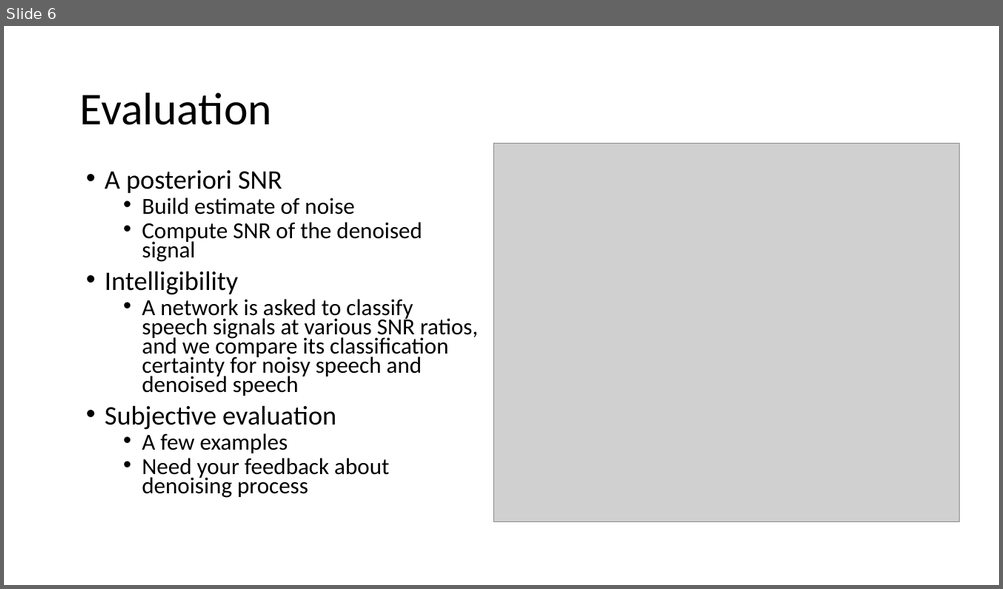
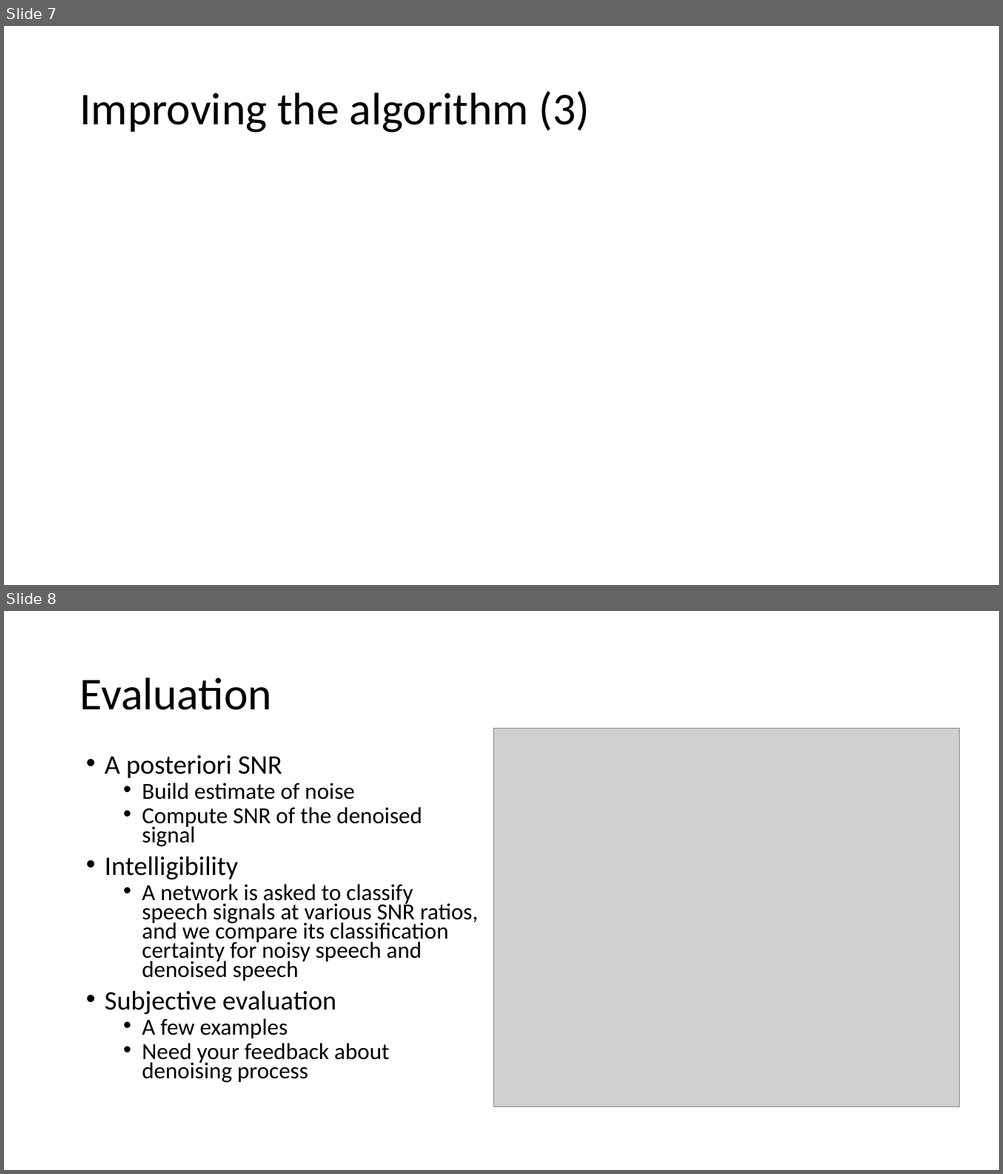
Before and after one commit to lcolbois/aasp-noise-red, a slide deck: presentation.pptx. Shown one above the other, each under a label of ours: slide 6 before the commit, slides 7 and 8 after it. The pictures are 1003x589 and 1003x1174 pixels, drawn with LibreOffice and Linux fonts; fonts in the diff are those of the drawing; grey boxes stand for pictures. Boxes give left, top, right and bottom in pixels: in the first picture for what was removed or moved away, otherwise in the second. Text is boxed around its words. In the diff, an @@ line names an element or a change of style, - is before the commit and + after.

```diff
--- a/presentation.pptx
+++ b/presentation.pptx
@@ slide 7 added at [4, 26, 999, 585], background #FFFFFF @@
@@ title added at [79, 91, 590, 133], 44 pt, text #000000 @@
+Improving the algorithm (3)
@@ what was slide 6 is now slide 8 @@
```
Also in this commit, not shown: 2 slides changed, 2 other slides added, 1 slide removed.
